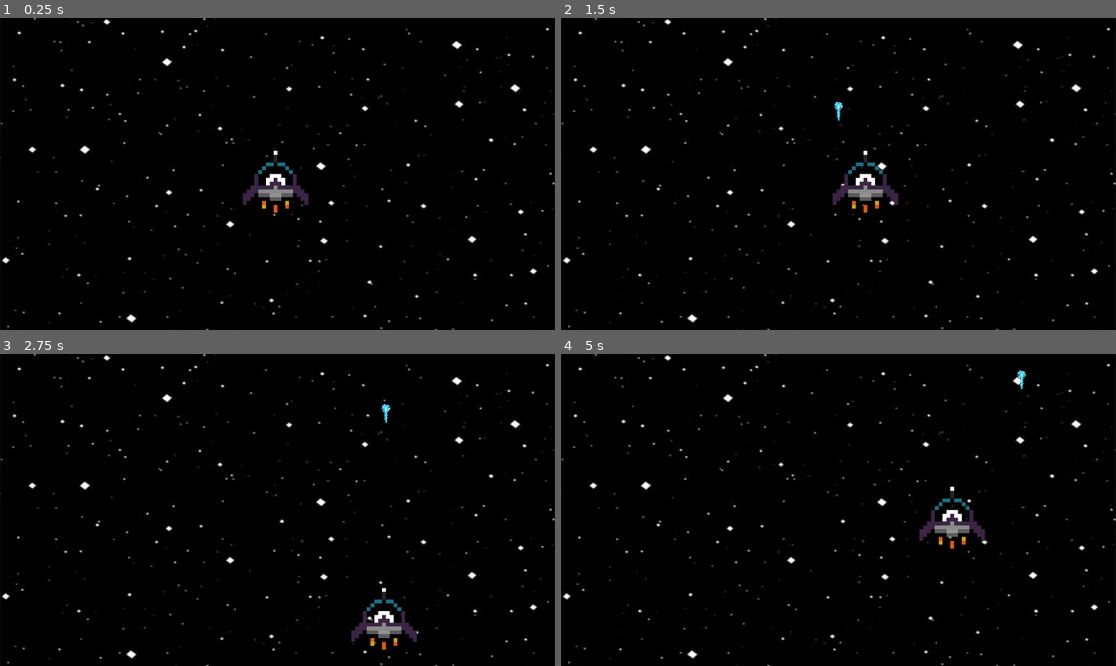
Above: before the commit, frames 1-4 (two rows, left to right).
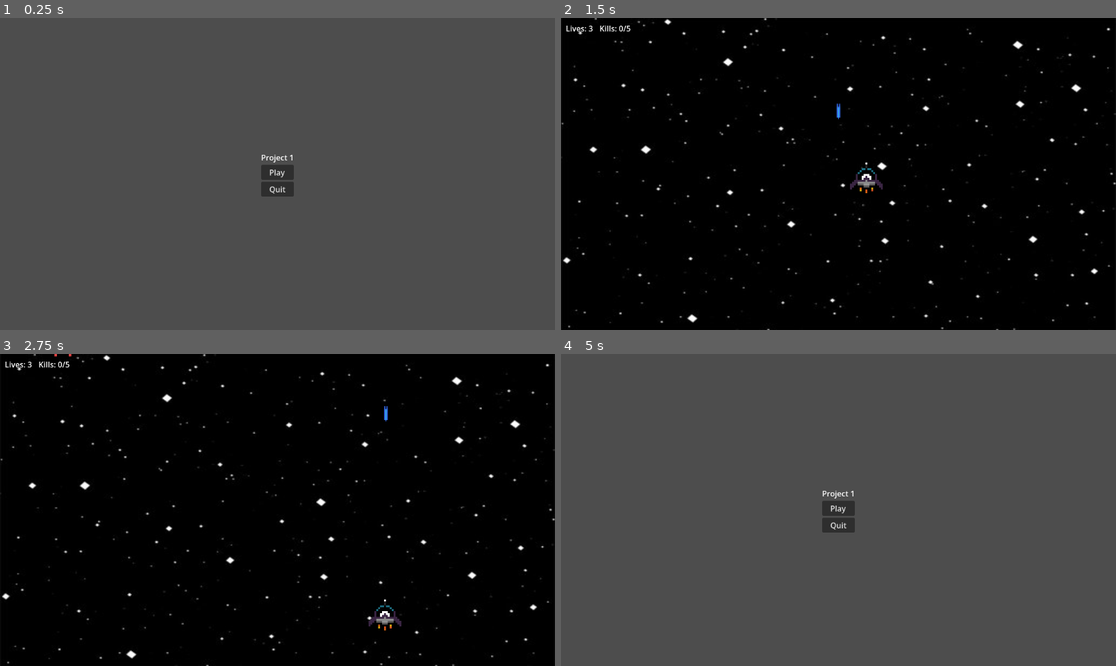
Above: after the commit, the same moments.

Repository: Infermannn/Point-of-No-Return
Game: Godot game, scene res://menu.tscn
The game is run twice, just before and just after one commit, with the same random seed, the same clock (stepped at 60 frames per second) and the same inputs. Before the commit the project starts from res://world.tscn.
Inputs (mouse positions are in pixels of both pictures, inside the frame that each line leads up to):
- Up to frame 1 (0.25 s): no input
- Up to frame 2 (1.5 s): click (838, 170) at 0.5 s, where only the run after the commit has a clickable "Play"; tap Enter (ui_accept) at 1.25 s; hold D from 1.28 s (still down)
- Up to frame 3 (2.75 s): tap Enter (ui_accept) at 1.52, 2.27 s; release D at 2.03 s; hold S from 2.03 s (still down)
- Up to frame 4 (5 s): release S at 2.78 s; hold D 2.78-3.53 s; hold W 3.53-4.28 s; tap Enter (ui_accept) at 3.77, 4.52 s; hold A from 4.28 s (still down); tap Escape at 4.9 s

The runs differ from the first frame. In frame 1, 100% of the frame differs, in the area x 0-100%, y 0-100%; in frame 2, 1.0%; in frame 3, 1.0%; in frame 4, 100%.

Commit message:
Added shooting, game over and victory screens, main menu, colisions

Diff:
--- a/bullet.tscn
+++ b/bullet.tscn
@@ -1,12 +1,17 @@
 [gd_scene format=3 uid="uid://bhmk67h1i3u0q"]
 
 [ext_resource type="Script" uid="uid://jr2yvtg6tuki" path="res://scripts/bullet.gd" id="1_v8qja"]
-[ext_resource type="Texture2D" uid="uid://b4se37e8xjb58" path="res://laser-beamblue2.png" id="2_v8qja"]
+[ext_resource type="Texture2D" uid="uid://gt7jqm8yt73g" path="res://ricochet_bullet_scaled_26x_pngcrushed.png" id="2_v8qja"]
 
-[node name="Bullet" type="Node2D" unique_id=2116165169]
+[sub_resource type="RectangleShape2D" id="RectangleShape2D_v8qja"]
+
+[node name="Bullet" type="Area2D" unique_id=2081625795 groups=["player_bullet"]]
 script = ExtResource("1_v8qja")
 
 [node name="Sprite2D" type="Sprite2D" parent="." unique_id=584505778]
 rotation = 1.5707964
-scale = Vector2(0.05, 0.05)
+scale = Vector2(0.1, 0.1)
 texture = ExtResource("2_v8qja")
+
+[node name="CollisionShape2D" type="CollisionShape2D" parent="." unique_id=1372122735]
+shape = SubResource("RectangleShape2D_v8qja")
--- /dev/null
+++ b/enemy.tscn
@@ -0,0 +1,17 @@
+[gd_scene format=3 uid="uid://d2fqn6f57os1n"]
+
+[ext_resource type="Script" uid="uid://d2ekfukowqwyq" path="res://scripts/enemy.gd" id="1_4gyqm"]
+[ext_resource type="Texture2D" uid="uid://dn5bpm7bki5re" path="res://Postava 3_scaled_10x_pngcrushed.png" id="2_4gyqm"]
+
+[sub_resource type="RectangleShape2D" id="RectangleShape2D_4gyqm"]
+
+[node name="Enemy" type="Area2D" unique_id=1919326434]
+script = ExtResource("1_4gyqm")
+
+[node name="Sprite2D" type="Sprite2D" parent="." unique_id=1868867608]
+scale = Vector2(0.5, 0.5)
+texture = ExtResource("2_4gyqm")
+
+[node name="CollisionShape2D" type="CollisionShape2D" parent="." unique_id=114330256]
+scale = Vector2(2, 2)
+shape = SubResource("RectangleShape2D_4gyqm")
--- /dev/null
+++ b/enemy_bullet.tscn
@@ -0,0 +1,17 @@
+[gd_scene format=3 uid="uid://dx17drvwc5h10"]
+
+[ext_resource type="Texture2D" uid="uid://dwfkapcqeclvc" path="res://pistol_bullet_scaled_26x_pngcrushed.png" id="2_gl7bs"]
+[ext_resource type="Script" uid="uid://du18ujeilpgyu" path="res://scripts/enemy_bullet.gd" id="2_mgp66"]
+
+[sub_resource type="RectangleShape2D" id="RectangleShape2D_gl7bs"]
+
+[node name="enemy_bullet" type="Area2D" unique_id=2104233956 groups=["enemy_bullet"]]
+scale = Vector2(0.1, 0.1)
+collision_layer = 2
+script = ExtResource("2_mgp66")
+
+[node name="Sprite2D" type="Sprite2D" parent="." unique_id=1388481728]
+texture = ExtResource("2_gl7bs")
+
+[node name="CollisionShape2D" type="CollisionShape2D" parent="." unique_id=1007834420 groups=["enemy_bullet"]]
+shape = SubResource("RectangleShape2D_gl7bs")
--- /dev/null
+++ b/game_over.tscn
@@ -0,0 +1,32 @@
+[gd_scene format=3 uid="uid://v82yne131dv1"]
+
+[ext_resource type="Script" uid="uid://cypu6mj0n3nqn" path="res://scripts/game_over.gd" id="1_y26ei"]
+
+[node name="GameOver" type="Control" unique_id=968040193]
+layout_mode = 3
+anchors_preset = 15
+anchor_right = 1.0
+anchor_bottom = 1.0
+grow_horizontal = 2
+grow_vertical = 2
+
+[node name="VBoxContainer" type="VBoxContainer" parent="." unique_id=1968146321]
+layout_mode = 0
+offset_right = 40.0
+offset_bottom = 40.0
+script = ExtResource("1_y26ei")
+
+[node name="TryAgainButton" type="Button" parent="VBoxContainer" unique_id=1021513448]
+layout_mode = 2
+text = "TryAgainButton"
+
+[node name="MainMenuButton" type="Button" parent="VBoxContainer" unique_id=905581430]
+layout_mode = 2
+text = "MainMenuButton"
+
+[node name="GameOver" type="Label" parent="VBoxContainer" unique_id=540544832]
+layout_mode = 2
+text = "GameOver"
+
+[connection signal="pressed" from="VBoxContainer/TryAgainButton" to="VBoxContainer" method="_on_try_again_pressed"]
+[connection signal="pressed" from="VBoxContainer/MainMenuButton" to="VBoxContainer" method="_on_main_menu_button_pressed"]
--- /dev/null
+++ b/menu.tscn
@@ -0,0 +1,41 @@
+[gd_scene format=3 uid="uid://g1kfj7b1c5qd"]
+
+[ext_resource type="Script" uid="uid://dpwnxn7aw3sfn" path="res://scripts/menu.gd" id="1_lti8b"]
+
+[node name="MainMenu" type="Control" unique_id=1234224793]
+layout_mode = 3
+anchors_preset = 15
+anchor_right = 1.0
+anchor_bottom = 1.0
+grow_horizontal = 2
+grow_vertical = 2
+script = ExtResource("1_lti8b")
+
+[node name="VBoxContainer" type="VBoxContainer" parent="." unique_id=1006120234]
+layout_mode = 1
+anchors_preset = 8
+anchor_left = 0.5
+anchor_top = 0.5
+anchor_right = 0.5
+anchor_bottom = 0.5
+offset_left = -34.0
+offset_top = -46.5
+offset_right = 34.0
+offset_bottom = 46.5
+grow_horizontal = 2
+grow_vertical = 2
+
+[node name="GameLabel" type="Label" parent="VBoxContainer" unique_id=355288140]
+layout_mode = 2
+text = "Project 1"
+
+[node name="PlayButton" type="Button" parent="VBoxContainer" unique_id=599924919]
+layout_mode = 2
+text = "Play"
+
+[node name="QuitButton" type="Button" parent="VBoxContainer" unique_id=15097116]
+layout_mode = 2
+text = "Quit"
+
+[connection signal="pressed" from="VBoxContainer/PlayButton" to="." method="_on_play_button_pressed"]
+[connection signal="pressed" from="VBoxContainer/QuitButton" to="." method="_on_quit_button_pressed"]
--- a/player.tscn
+++ b/player.tscn
@@ -3,8 +3,15 @@
 [ext_resource type="Script" uid="uid://cyy5shxmk4qst" path="res://scripts/player.gd" id="1_4flbx"]
 [ext_resource type="Texture2D" uid="uid://b68vacop2vn6v" path="res://spaceship256.png" id="2_onrkg"]
 
-[node name="Player" type="Node2D" unique_id=1975230303]
+[sub_resource type="RectangleShape2D" id="RectangleShape2D_onrkg"]
+
+[node name="Player" type="Area2D" unique_id=1102285899]
+collision_mask = 2
 script = ExtResource("1_4flbx")
 
-[node name="Sprite2D" type="Sprite2D" parent="." unique_id=2130151358]
+[node name="Sprite2D" type="Sprite2D" parent="." unique_id=2130151358 groups=["player"]]
+scale = Vector2(0.5, 0.5)
 texture = ExtResource("2_onrkg")
+
+[node name="CollisionShape2D" type="CollisionShape2D" parent="." unique_id=438039192]
+shape = SubResource("RectangleShape2D_onrkg")
--- a/project.godot
+++ b/project.godot
@@ -11,7 +11,7 @@
 [application]
 
 config/name="Project1"
-run/main_scene="uid://ctjn0nbgn4wkp"
+run/main_scene="uid://g1kfj7b1c5qd"
 config/features=PackedStringArray("4.6", "Forward Plus")
 config/icon="res://icon.svg"
 
--- /dev/null
+++ b/scripts/enemy.gd
@@ -0,0 +1,36 @@
+extends Node2D
+
+var speed = 200
+var bullet_scene = preload("res://enemy_bullet.tscn")
+var shoot_timer = 0
+var shoot_interval = 2.0
+
+func _process(delta):
+	position.y += speed * delta
+
+	shoot_timer += delta
+	if shoot_timer >= shoot_interval:
+		shoot_timer = 0
+		shoot()
+
+	if position.y > 750:
+		queue_free()
+
+func shoot():
+	var player = get_tree().get_first_node_in_group("player")
+	if player == null:
+		return
+
+	var bullet = bullet_scene.instantiate()
+	bullet.position = global_position
+	bullet.direction = (player.global_position - global_position).normalized()
+	get_parent().add_child(bullet)
+
+func _ready():
+	connect("area_entered", _on_area_entered)
+
+func _on_area_entered(area):
+	if area.is_in_group("player_bullet"):
+		queue_free()
+		area.queue_free()
+		get_tree().get_first_node_in_group("world").enemy_killed()
--- /dev/null
+++ b/scripts/enemy_bullet.gd
@@ -0,0 +1,13 @@
+extends Area2D
+
+var speed = 400
+var direction = Vector2.ZERO
+
+func _process(delta):
+	position += direction * speed * delta
+
+	if position.y > 750 or position.y < -50:
+		queue_free()
+
+func _ready():
+	rotation = direction.angle()
--- /dev/null
+++ b/scripts/game_over.gd
@@ -0,0 +1,7 @@
+extends Control
+
+func _on_try_again_pressed():
+	get_tree().change_scene_to_file("res://world.tscn")
+
+func _on_main_menu_button_pressed():
+	get_tree().change_scene_to_file("res://menu.tscn")
--- /dev/null
+++ b/scripts/menu.gd
@@ -0,0 +1,7 @@
+extends Control
+
+func _on_play_button_pressed():
+	get_tree().change_scene_to_file("res://world.tscn")
+
+func _on_quit_button_pressed():
+	get_tree().quit()
--- a/scripts/player.gd
+++ b/scripts/player.gd
@@ -1,4 +1,6 @@
-extends Node2D
+extends Area2D
+
+var lives = 3
 
 var bullet_scene = preload("res://bullet.tscn")
 
@@ -7,6 +9,18 @@
 func _ready():
 	var screen = get_viewport_rect().size
 	position = screen / 2
+	connect("area_entered", _on_area_entered)
+	set_process(true)
+
+func _on_area_entered(area):
+	if area.is_in_group("enemy_bullet"):
+		area.queue_free()
+		lives -= 1
+		var label = get_tree().get_first_node_in_group("lives_label")
+		if label:
+			label.text = "Lives: " + str(lives)
+		if lives <= 0:
+			get_tree().change_scene_to_file("res://game_over.tscn")
 
 func _process(delta):
 	var direction = Vector2.ZERO
@@ -15,6 +29,9 @@
 		var bullet = bullet_scene.instantiate()
 		bullet.position = position
 		get_parent().add_child(bullet)
+
+	if Input.is_key_pressed(KEY_ESCAPE):
+		get_tree().change_scene_to_file("res://menu.tscn")
 
 	if Input.is_key_pressed(KEY_D):
 		direction.x += 1
--- /dev/null
+++ b/scripts/victory.gd
@@ -0,0 +1,7 @@
+extends Control
+
+func _on_try_again_pressed():
+	get_tree().change_scene_to_file("res://world.tscn")
+
+func _on_main_menu_pressed():
+	get_tree().change_scene_to_file("res://menu.tscn")
--- /dev/null
+++ b/scripts/world.gd
@@ -0,0 +1,29 @@
+extends Node2D
+
+var enemy_scene = preload("res://enemy.tscn")
+var spawn_timer = 0
+var spawn_interval = 2.0
+var enemies_killed = 0
+var enemies_to_win = 5
+
+func _process(delta):
+	spawn_timer += delta
+
+	if spawn_timer >= spawn_interval:
+		spawn_timer = 0
+		spawn_enemy()
+
+func spawn_enemy():
+	var enemy = enemy_scene.instantiate()
+	var screen = get_viewport_rect().size
+	enemy.position.x = randf_range(50, screen.x - 50)
+	enemy.position.y = -50
+	add_child(enemy)
+
+func enemy_killed():
+	enemies_killed += 1
+	var label = get_tree().get_first_node_in_group("kills_label")
+	if label:
+		label.text = "Kills: " + str(enemies_killed) + "/5"
+	if enemies_killed >= enemies_to_win:
+		get_tree().change_scene_to_file("res://victory.tscn")
--- /dev/null
+++ b/victory.tscn
@@ -0,0 +1,32 @@
+[gd_scene format=3 uid="uid://qojurj2ppx17"]
+
+[ext_resource type="Script" uid="uid://c8tyicqqnpisl" path="res://scripts/victory.gd" id="1_7bnjr"]
+
+[node name="Victory" type="Control" unique_id=1018967611]
+layout_mode = 3
+anchors_preset = 15
+anchor_right = 1.0
+anchor_bottom = 1.0
+grow_horizontal = 2
+grow_vertical = 2
+
+[node name="VBoxContainer" type="VBoxContainer" parent="." unique_id=2076653432]
+layout_mode = 0
+offset_right = 40.0
+offset_bottom = 40.0
+script = ExtResource("1_7bnjr")
+
+[node name="TryAgainButton" type="Button" parent="VBoxContainer" unique_id=58848185]
+layout_mode = 2
+text = "TryAgainButton"
+
+[node name="MainMenuButton" type="Button" parent="VBoxContainer" unique_id=1302219659]
+layout_mode = 2
+text = "MainMenuButton"
+
+[node name="Victory" type="Label" parent="VBoxContainer" unique_id=728986553]
+layout_mode = 2
+text = "Victory"
+
+[connection signal="pressed" from="VBoxContainer/TryAgainButton" to="VBoxContainer" method="_on_try_again_pressed"]
+[connection signal="pressed" from="VBoxContainer/MainMenuButton" to="VBoxContainer" method="_on_main_menu_pressed"]
--- a/world.tscn
+++ b/world.tscn
@@ -1,13 +1,29 @@
 [gd_scene format=3 uid="uid://ctjn0nbgn4wkp"]
 
+[ext_resource type="Script" uid="uid://cktanxix855r2" path="res://scripts/world.gd" id="1_aqk2v"]
 [ext_resource type="PackedScene" uid="uid://df73ww2y0343v" path="res://player.tscn" id="1_f3sb7"]
 [ext_resource type="Texture2D" uid="uid://rp7fgxat4jbd" path="res://space2.jpg" id="1_fj7yv"]
 [ext_resource type="Script" uid="uid://d3orxh3y5biky" path="res://scripts/background.gd" id="2_tlwt5"]
 
-[node name="World" type="Node2D" unique_id=1221982499]
+[node name="World" type="Node2D" unique_id=1221982499 groups=["world"]]
+script = ExtResource("1_aqk2v")
 
 [node name="Background" type="Sprite2D" parent="." unique_id=1582539085]
 texture = ExtResource("1_fj7yv")
 script = ExtResource("2_tlwt5")
 
 [node name="Player" parent="." unique_id=1975230303 instance=ExtResource("1_f3sb7")]
+
+[node name="LivesLabel" type="Label" parent="." unique_id=31265183 groups=["lives_label"]]
+offset_left = 10.0
+offset_top = 10.0
+offset_right = 67.0
+offset_bottom = 33.0
+text = "Lives: 3"
+
+[node name="KillsLabel" type="Label" parent="." unique_id=661665204 groups=["kills_label"]]
+offset_left = 80.0
+offset_top = 10.0
+offset_right = 130.0
+offset_bottom = 33.0
+text = "Kills: 0/5"
Binary file added: Postava 1.png
Not shown, added: Postava 1.png.import
Binary file added: Postava 3.png
Not shown, added: Postava 3.png.import
Binary file added: Postava 3_scaled_10x_pngcrushed.png
Not shown, added: Postava 3_scaled_10x_pngcrushed.png.import
Binary file added: pistol_bullet_scaled_26x_pngcrushed.png
Not shown, added: pistol_bullet_scaled_26x_pngcrushed.png.import
Binary file added: ricochet_bullet_scaled_26x_pngcrushed.png
Not shown, added: ricochet_bullet_scaled_26x_pngcrushed.png.import
Not shown, added: scripts/enemy.gd.uid
Not shown, added: scripts/enemy_bullet.gd.uid
(and 4 more such lines)
